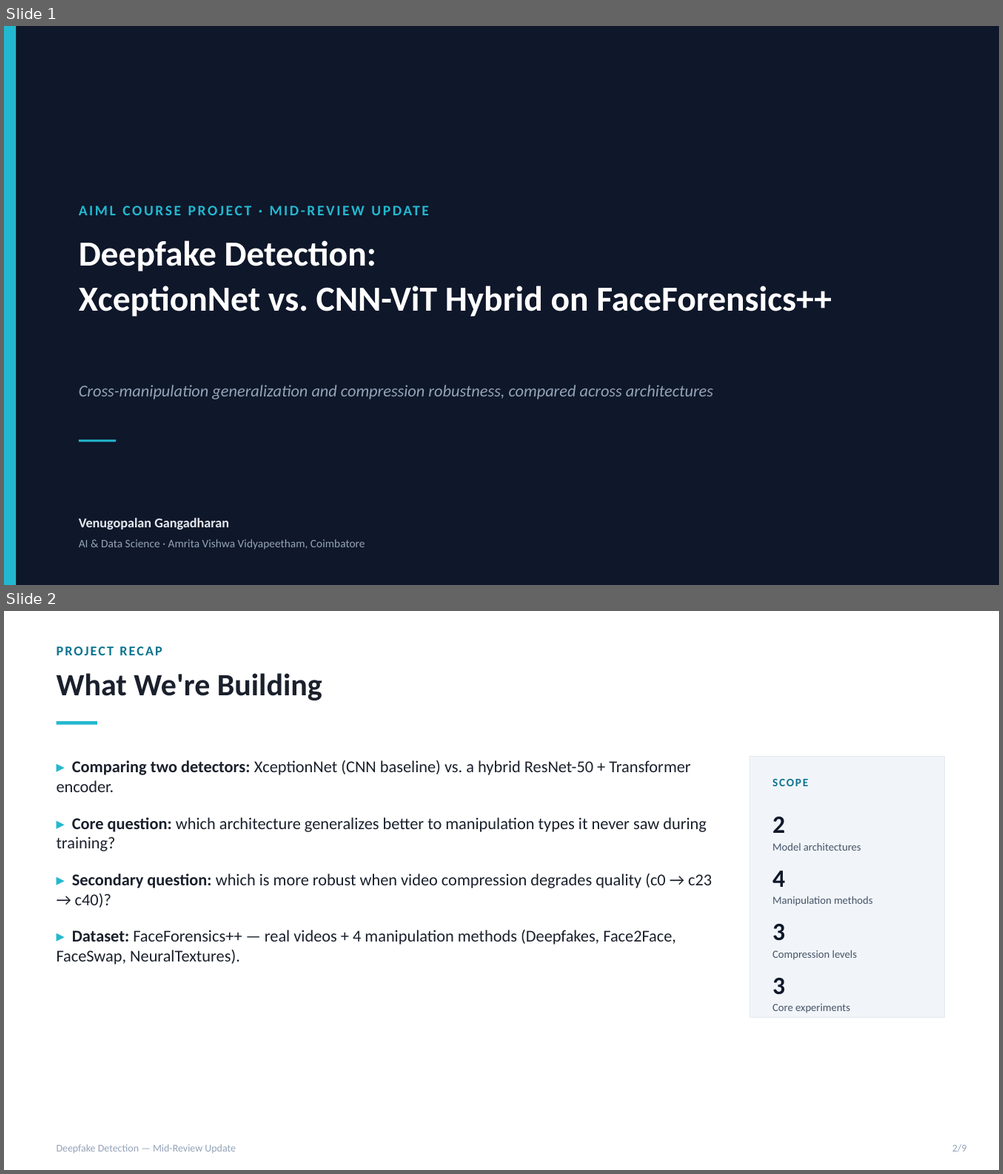
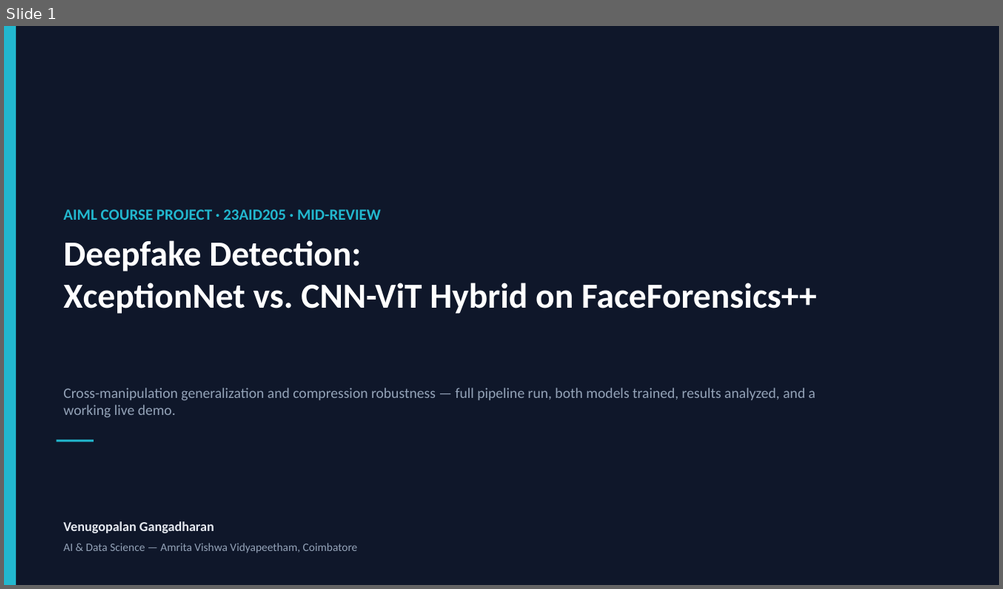
Before and after one commit to DUNE-ODYSSEY/deepfake-detection, a slide deck: docs/mid_review_update.pptx. Shown one above the other, each under a label of ours: slides 1 and 2 before the commit, slide 1 after it. The pictures are 1003x1174 and 1003x589 pixels, drawn with LibreOffice and Linux fonts; fonts in the diff are those of the drawing. Boxes give left, top, right and bottom in pixels: in the first picture for what was removed or moved away, otherwise in the second. Text is boxed around its words. In the diff, an @@ line names an element or a change of style, - is before the commit and + after.

```diff
--- a/docs/mid_review_update.pptx
+++ b/docs/mid_review_update.pptx
@@ slide 2 removed at (x1=4, y1=611, x2=999, y2=1170), background #FFFFFF @@
@@ text removed at (x1=57, y1=642, x2=802, y2=669) @@
-PROJECT RECAP
@@ text removed at (x1=57, y1=673, x2=322, y2=701) @@
-What We're Building
@@ rectangle removed at (x1=57, y1=721, x2=97, y2=724) @@
@@ text removed at (x1=57, y1=760, x2=711, y2=965) @@
-▸ Comparing two detectors: XceptionNet (CNN baseline) vs. a hybrid ResNet-50 + Transformer encoder.
-▸ Core question: which architecture generalizes better to manipulation types it never saw during training?
-▸ Secondary question: which is more robust when video compression degrades quality (c0 → c23 → c40)?
-▸ Dataset: FaceForensics++ — real videos + 4 manipulation methods (Deepfakes, Face2Face, FaceSwap, NeuralTextures).
@@ rectangle removed at (x1=750, y1=757, x2=944, y2=1017) @@
@@ text removed at (x1=772, y1=779, x2=808, y2=786) @@
-SCOPE
@@ text removed at (x1=772, y1=817, x2=785, y2=833) @@
-2
@@ text removed at (x1=772, y1=843, x2=861, y2=851) @@
-Model architectures
@@ text removed at (x1=772, y1=871, x2=785, y2=887) @@
-4
@@ text removed at (x1=772, y1=897, x2=873, y2=906) @@
-Manipulation methods
@@ text removed at (x1=772, y1=924, x2=785, y2=941) @@
-3
@@ text removed at (x1=772, y1=951, x2=856, y2=960) @@
-Compression levels
@@ text removed at (x1=772, y1=978, x2=785, y2=995) @@
-3
@@ text removed at (x1=772, y1=1004, x2=850, y2=1014) @@
-Core experiments
@@ text removed at (x1=57, y1=1145, x2=236, y2=1153) @@
-Deepfake Detection — Mid-Review Update
@@ text removed at (x1=952, y1=1145, x2=967, y2=1153) @@
-2/9
@@ slide 1 changed as well @@
@@ text at (x1=63, y1=210, x2=381, y2=220): text changed; size 14 to 15 pt @@
-AIML COURSE PROJECT · MID-REVIEW UPDATE
+AIML COURSE PROJECT · 23AID205 · MID-REVIEW
@@ text "Deepfake Detection:" at (x1=63, y1=241, x2=817, y2=314): line spacing 1.08 to 1 @@
@@ text at (x1=63, y1=388, x2=815, y2=418): text changed; size 16 to 14 pt; italic off @@
-Cross-manipulation generalization and compression robustness, compared across architectures
+Cross-manipulation generalization and compression robustness — full pipeline run, both models trained, results analyzed, and a working live demo.
@@ 2 texts, 1 rectangle moved together from (x1=79, y1=241, x2=831, y2=530) to (x1=57, y1=241, x2=817, y2=534) @@
@@ text at (x1=63, y1=543, x2=358, y2=554): text changed @@
-AI & Data Science · Amrita Vishwa Vidyapeetham, Coimbatore
+AI & Data Science — Amrita Vishwa Vidyapeetham, Coimbatore
```
Also in this commit, not shown: 1 other slide changed, 21 slides added, 6 other slides removed, 1 other file.
